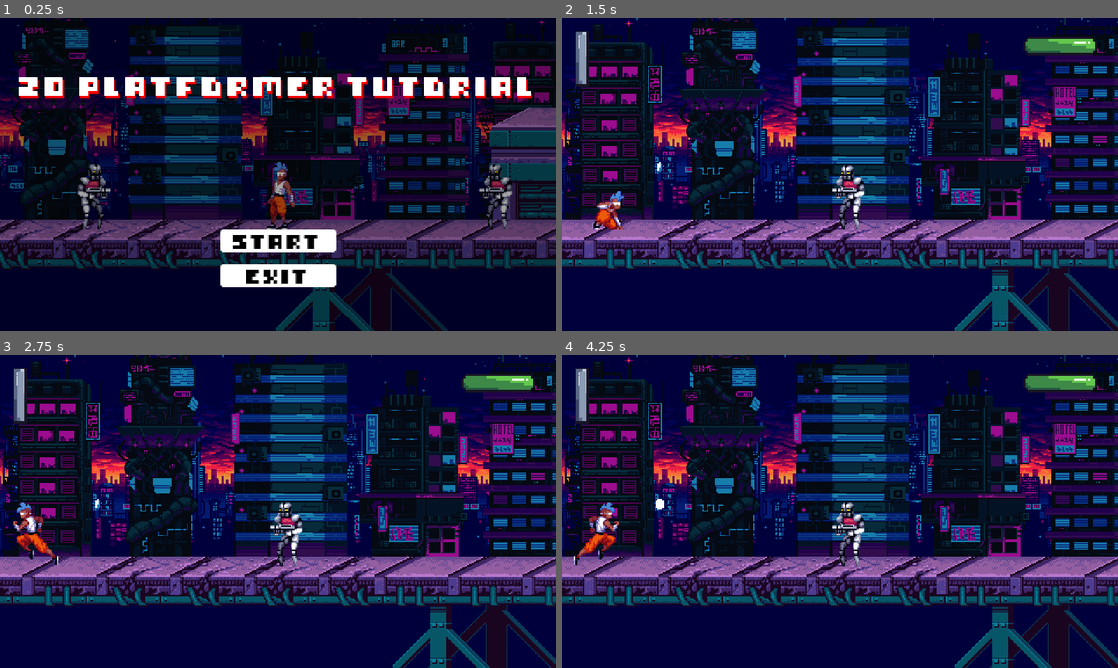
Above: before the commit, frames 1-4 (two rows, left to right).
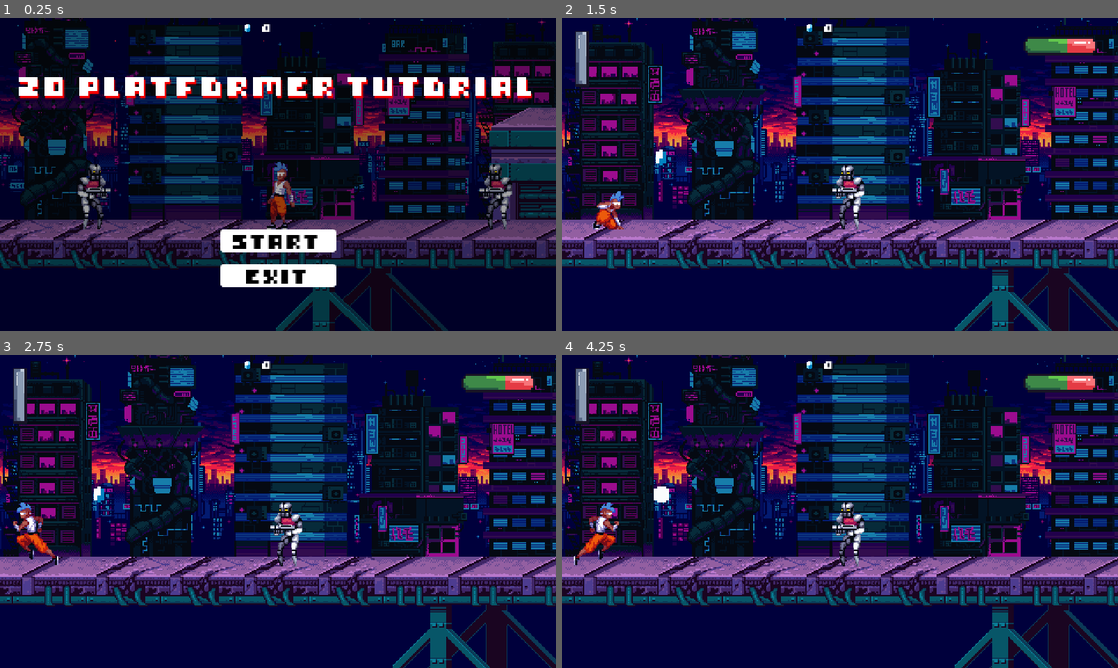
Above: after the commit, the same moments.

Repository: kahanscious/youtube-2d-platformer-series
Game: Godot game, scene res://scenes/ui/main_menu/main_menu.tscn
Two runs of this game, one before a commit and one after it. Both use one fixed random seed, a clock stepped at 60 frames per second and the inputs below. Sound files missing from this copy of the repository are replaced by a short silence.
Inputs (mouse positions are in pixels of both pictures, inside the frame that each line leads up to):
- Up to frame 1 (0.25 s): no input
- Up to frame 2 (1.5 s): click "START" at 0.5 s; tap Enter at 1.25 s; move the mouse to (962, 158) at 1.27 s; hold D (right) from 1.28 s (still down); hold Shift (crouch) from 1.28 s (still down); click (962, 158) at 1.42 s
- Up to frame 3 (2.75 s): tap Space (jump) at 1.52, 2.27 s; move the mouse to (166, 527) at 2.02 s; release D (right) at 2.03 s; release Shift (crouch) at 2.03 s; hold A (left) from 2.03 s (still down); click (166, 527) at 2.1 s; tap Shift (crouch) at 2.3 s
- Up to frame 4 (4.25 s): move the mouse to (895, 442) at 2.77 s; release A (left) at 2.78 s; hold Shift (crouch) 2.78-3.53 s; hold D (right) from 2.78 s (still down); click (895, 442) at 2.92 s; move the mouse to (812, 574) at 3.52 s; tap Tab at 3.6 s; click (812, 574) at 3.67 s; tap Space (jump) at 3.77 s; tap Shift (crouch) at 3.8 s

The runs differ from the first frame. In frame 1, less than 0.1% of the frame differs, in the area x 44-49%, y 2-5%; in frame 2, 0.4%; in frame 3, 0.4%; in frame 4, 0.4%, in the area x 16-96%, y 2-50%.

Commit message:
video 18

Diff:
--- /dev/null
+++ b/_globals/coin_manager.gd
@@ -0,0 +1,14 @@
+extends Node
+
+signal coins_changed(new_amount: int)
+
+var coins: int = 0:
+	set(value):
+		coins = value
+		coins_changed.emit(coins)
+	get:
+		return coins
+
+
+func add_coins(amount: int) -> void:
+	coins += amount
--- a/project.godot
+++ b/project.godot
@@ -24,6 +24,8 @@
 SceneTransition="*res://scenes/levels/scene_transition.tscn"
 DeathMenu="*res://scenes/ui/death_menu/death_menu.tscn"
 XPManager="*res://_globals/xp_manager.gd"
+CoinManager="*res://_globals/coin_manager.gd"
+CoinCounter="*res://scenes/ui/coins/coin_counter.tscn"
 
 [display]
 
--- a/scenes/collectibles/coin/coin.gd
+++ b/scenes/collectibles/coin/coin.gd
@@ -7,10 +7,10 @@
 
 
 func collect(player: Player) -> void:
+	CoinManager.add_coins(1)
 	XPManager.add_xp(xp_value, player)
 	super.collect(player)
 	audio.play()
 
 	await audio.finished
-
 	queue_free()
--- a/scenes/collectibles/coin/coin.tscn
+++ b/scenes/collectibles/coin/coin.tscn
@@ -2,10 +2,10 @@
 
 [ext_resource type="Texture2D" uid="uid://dsaltpxabpvf0" path="res://assets/collectibles/items.png" id="1_3d7vc"]
 [ext_resource type="Script" path="res://scenes/collectibles/coin/coin.gd" id="1_o6jao"]
-[ext_resource type="AudioStream" uid="uid://cdfaybbwe6pnj" path="res://assets/sfx/coin-collected.wav" id="3_g04mw"]
+[ext_resource type="AudioStream" uid="uid://ca26jljjwopx2" path="res://assets/sfx/coin-collected.wav" id="3_g04mw"]
 
 [sub_resource type="RectangleShape2D" id="RectangleShape2D_q87ya"]
-size = Vector2(7, 9)
+size = Vector2(13, 14)
 
 [sub_resource type="Animation" id="Animation_7pc6g"]
 length = 0.001
@@ -47,18 +47,19 @@
 }
 
 [node name="Coin" type="Area2D"]
+position = Vector2(0, 6)
 script = ExtResource("1_o6jao")
 
 [node name="Sprite2D" type="Sprite2D" parent="."]
-position = Vector2(0, -5)
-scale = Vector2(1.32, 1.32)
+position = Vector2(2, -14)
+scale = Vector2(2.75, 2)
 texture = ExtResource("1_3d7vc")
 hframes = 4
 vframes = 4
 frame = 4
 
 [node name="CollisionShape2D" type="CollisionShape2D" parent="."]
-position = Vector2(-0.5, -4.5)
+position = Vector2(0.5, -13)
 shape = SubResource("RectangleShape2D_q87ya")
 
 [node name="AnimationPlayer" type="AnimationPlayer" parent="."]
--- /dev/null
+++ b/scenes/collectibles/potion/health_potion.gd
@@ -0,0 +1,16 @@
+class_name HealthPotion extends Collectible
+
+@onready var animation_player: AnimationPlayer = $AnimationPlayer
+@onready var audio: AudioStreamPlayer = $AudioStreamPlayer
+
+@export var heal_amount: int = 1
+
+
+func collect(player: Player) -> void:
+	if player.current_health < player.max_health:
+		player.heal(heal_amount)
+		super.collect(player)
+		audio.play()
+
+		await audio.finished
+		queue_free()
--- /dev/null
+++ b/scenes/collectibles/potion/health_potion.tscn
@@ -0,0 +1,27 @@
+[gd_scene load_steps=6 format=3 uid="uid://nlx74gs4rx42"]
+
+[ext_resource type="Script" path="res://scenes/collectibles/potion/health_potion.gd" id="1_he65h"]
+[ext_resource type="Texture2D" uid="uid://dhcux1leampg4" path="res://assets/ui/potion.png" id="2_mfxlm"]
+[ext_resource type="AudioStream" uid="uid://pm35xpjkgmvw" path="res://assets/sfx/02_Heal_02.wav" id="3_7v55g"]
+
+[sub_resource type="AtlasTexture" id="AtlasTexture_3moyi"]
+atlas = ExtResource("2_mfxlm")
+region = Rect2(7, 5, 16, 21)
+
+[sub_resource type="CircleShape2D" id="CircleShape2D_22lgr"]
+
+[node name="HealthPotion" type="Area2D"]
+script = ExtResource("1_he65h")
+
+[node name="Sprite2D" type="Sprite2D" parent="."]
+position = Vector2(1, -10)
+texture = SubResource("AtlasTexture_3moyi")
+
+[node name="AnimationPlayer" type="AnimationPlayer" parent="."]
+
+[node name="CollisionShape2D" type="CollisionShape2D" parent="."]
+position = Vector2(1, -10)
+shape = SubResource("CircleShape2D_22lgr")
+
+[node name="AudioStreamPlayer" type="AudioStreamPlayer" parent="."]
+stream = ExtResource("3_7v55g")
--- a/scenes/levels/levels/level02.tscn
+++ b/scenes/levels/levels/level02.tscn
@@ -1,10 +1,16 @@
-[gd_scene load_steps=6 format=4 uid="uid://ps1tqg65ytk8"]
+[gd_scene load_steps=10 format=4 uid="uid://ps1tqg65ytk8"]
 
 [ext_resource type="Script" path="res://scenes/levels/level.gd" id="1_owwbf"]
 [ext_resource type="Texture2D" uid="uid://dumu0ydm4gyrc" path="res://assets/backgrounds/caves/background.png" id="2_3dp6f"]
 [ext_resource type="Texture2D" uid="uid://bwwg1jf5lm63u" path="res://assets/backgrounds/caves/middleground.png" id="3_5mr25"]
 [ext_resource type="PackedScene" uid="uid://beubvxvthope0" path="res://scenes/tilemaps/caves.tscn" id="4_5dwhw"]
+[ext_resource type="PackedScene" uid="uid://ctjcvefaare83" path="res://scenes/collectibles/coin/coin.tscn" id="4_w8jn5"]
 [ext_resource type="PackedScene" uid="uid://cm4n8da1v451c" path="res://scenes/player/player_spawn.tscn" id="6_itqgm"]
+[ext_resource type="PackedScene" uid="uid://nlx74gs4rx42" path="res://scenes/collectibles/potion/health_potion.tscn" id="6_q6bu7"]
+[ext_resource type="PackedScene" uid="uid://ft3iewvmq0gd" path="res://water_zone.tscn" id="8_e6xts"]
+
+[sub_resource type="RectangleShape2D" id="RectangleShape2D_5504i"]
+size = Vector2(157, 37)
 
 [node name="Level02" type="Node2D"]
 script = ExtResource("1_owwbf")
@@ -39,4 +45,25 @@
 
 [node name="PlayerSpawn" parent="." instance=ExtResource("6_itqgm")]
 unique_name_in_owner = true
-position = Vector2(29, 196)
+position = Vector2(36, 217)
+
+[node name="HealthPotion" parent="." instance=ExtResource("6_q6bu7")]
+position = Vector2(447, 224)
+
+[node name="Coins" type="Node" parent="."]
+
+[node name="Coin" parent="Coins" instance=ExtResource("4_w8jn5")]
+position = Vector2(243, 200)
+
+[node name="Coin2" parent="Coins" instance=ExtResource("4_w8jn5")]
+position = Vector2(278, 202)
+
+[node name="Coin3" parent="Coins" instance=ExtResource("4_w8jn5")]
+position = Vector2(260, 186)
+
+[node name="WaterZone" parent="." instance=ExtResource("8_e6xts")]
+
+[node name="CollisionShape2D" type="CollisionShape2D" parent="WaterZone"]
+position = Vector2(431.5, 272.5)
+shape = SubResource("RectangleShape2D_5504i")
+debug_color = Color(0.639985, 0.524894, 0, 0.42)
--- a/scenes/levels/levels/test_scene.tscn
+++ b/scenes/levels/levels/test_scene.tscn
@@ -11,9 +11,13 @@
 [ext_resource type="PackedScene" uid="uid://c4wgn32h7cceu" path="res://scenes/enemies/robocop/robocop.tscn" id="8_mraoh"]
 [ext_resource type="PackedScene" uid="uid://c1rgbgr7vb8xc" path="res://scenes/enemies/turret/turret.tscn" id="9_uombq"]
 [ext_resource type="PackedScene" uid="uid://ctjcvefaare83" path="res://scenes/collectibles/coin/coin.tscn" id="10_p2cc7"]
+[ext_resource type="PackedScene" uid="uid://c3pjfqucmfamg" path="res://scenes/levels/level_transition.tscn" id="12_4os4a"]
 
 [sub_resource type="WorldBoundaryShape2D" id="WorldBoundaryShape2D_1ptqv"]
 normal = Vector2(1, 0)
+
+[sub_resource type="RectangleShape2D" id="RectangleShape2D_i4rfe"]
+size = Vector2(82, 309)
 
 [node name="TestScene" type="Node2D"]
 script = ExtResource("1_ggwc1")
@@ -74,3 +78,11 @@
 [node name="PlayerSpawn" parent="." instance=ExtResource("8_36scf")]
 unique_name_in_owner = true
 position = Vector2(37, 185)
+
+[node name="LevelTransition" parent="." instance=ExtResource("12_4os4a")]
+position = Vector2(1625, 181)
+next_level_path = "res://scenes/levels/levels/level01.tscn"
+
+[node name="CollisionShape2D" type="CollisionShape2D" parent="LevelTransition"]
+position = Vector2(69, -54)
+shape = SubResource("RectangleShape2D_i4rfe")
--- a/scenes/player/player.gd
+++ b/scenes/player/player.gd
@@ -36,6 +36,7 @@
 
 var direction: float
 var is_knocked_back: bool = false
+var is_in_water: bool = false
 
 const GUN_MUZZLE_OFFSET: int = 26
 
@@ -98,6 +99,12 @@
 	player_died.emit()
 
 
+func heal(amount: int) -> void:
+	var health_before: int = current_health
+	current_health = mini(current_health + amount, max_health)
+	health_bar.value = current_health
+
+
 func manage_bullets() -> void:
 	for bullet: Bullet in bullets.get_children():
 		if abs(bullet.global_position.x - PlayerManager.player.global_position.x) > 500:
--- a/scenes/player/player.tscn
+++ b/scenes/player/player.tscn
@@ -200,6 +200,7 @@
 [node name="Player" type="CharacterBody2D"]
 collision_mask = 256
 script = ExtResource("1_sykx8")
+current_health = 3
 
 [node name="PlayerCamera" parent="." instance=ExtResource("2_let6a")]
 
--- a/scenes/player/state/attack_state.gd
+++ b/scenes/player/state/attack_state.gd
@@ -47,7 +47,7 @@
 func unhandled_input(event: InputEvent) -> State:
 	if event.is_action_pressed("jump") and player.is_on_floor():
 		return jump_state
-	if event.is_action_pressed("crouch") and player.is_on_floor():
+	if event.is_action_pressed("crouch") and player.is_on_floor() and not player.is_in_water:
 		return crouch_state
 	return null
 
--- a/scenes/player/state/idle_state.gd
+++ b/scenes/player/state/idle_state.gd
@@ -36,7 +36,7 @@
 func unhandled_input(event: InputEvent) -> State:
 	if event.is_action_pressed("jump") and player.is_on_floor():
 		return jump_state
-	if event.is_action_pressed("crouch") and player.is_on_floor():
+	if event.is_action_pressed("crouch") and player.is_on_floor() and not player.is_in_water:
 		return crouch_state
 	if event.is_action_pressed("attack") and player.is_on_floor():
 		return attack_state
--- a/scenes/player/state/run_state.gd
+++ b/scenes/player/state/run_state.gd
@@ -38,7 +38,7 @@
 func unhandled_input(event: InputEvent) -> State:
 	if event.is_action_pressed("jump") and player.is_on_floor():
 		return jump_state
-	if event.is_action_pressed("crouch") and player.is_on_floor():
+	if event.is_action_pressed("crouch") and player.is_on_floor() and not player.is_in_water:
 		return crouch_state
 	if event.is_action_pressed("attack") and player.is_on_floor():
 		return attack_state
--- /dev/null
+++ b/scenes/ui/coins/coin_counter.gd
@@ -0,0 +1,14 @@
+extends CanvasLayer
+
+@onready var count: Label = $Control/HBoxContainer/Count
+
+
+func _ready() -> void:
+	# Update initial display
+	update_display(CoinManager.coins)
+	# Connect to future changes
+	CoinManager.coins_changed.connect(update_display)
+
+
+func update_display(amount: int) -> void:
+	count.text = str(amount)
--- /dev/null
+++ b/scenes/ui/coins/coin_counter.tscn
@@ -0,0 +1,41 @@
+[gd_scene load_steps=5 format=3 uid="uid://mqtfc51yeixo"]
+
+[ext_resource type="Script" path="res://scenes/ui/coins/coin_counter.gd" id="1_fw0sb"]
+[ext_resource type="Texture2D" uid="uid://dsaltpxabpvf0" path="res://assets/collectibles/items.png" id="2_8jhg3"]
+[ext_resource type="Theme" uid="uid://yub1u2awvjna" path="res://scenes/ui/ui_theme.tres" id="3_sgh1b"]
+
+[sub_resource type="AtlasTexture" id="AtlasTexture_mkdw8"]
+atlas = ExtResource("2_8jhg3")
+region = Rect2(16, 16, 16, 16)
+
+[node name="CoinCounter" type="CanvasLayer"]
+script = ExtResource("1_fw0sb")
+
+[node name="Control" type="Control" parent="."]
+layout_mode = 3
+anchors_preset = 15
+anchor_right = 1.0
+anchor_bottom = 1.0
+grow_horizontal = 2
+grow_vertical = 2
+mouse_filter = 2
+
+[node name="HBoxContainer" type="HBoxContainer" parent="Control"]
+layout_mode = 1
+anchors_preset = 5
+anchor_left = 0.5
+anchor_right = 0.5
+offset_left = -34.0
+offset_right = 34.0
+offset_bottom = 16.0
+grow_horizontal = 2
+
+[node name="TextureRect" type="TextureRect" parent="Control/HBoxContainer"]
+layout_mode = 2
+texture = SubResource("AtlasTexture_mkdw8")
+
+[node name="Count" type="Label" parent="Control/HBoxContainer"]
+layout_mode = 2
+theme = ExtResource("3_sgh1b")
+theme_override_font_sizes/font_size = 8
+text = "COINS"
--- a/scenes/ui/pause_menu/pause_menu.gd
+++ b/scenes/ui/pause_menu/pause_menu.gd
@@ -1,13 +1,12 @@
 extends CanvasLayer
 
 var paused: bool = false
-const MAIN_MENU_FILEPATH: String = "res://scenes/ui/main_menu/main_menu.tscn"
 
 
 func _process(_delta: float) -> void:
 	if (
 		Input.is_action_just_pressed("pause")
-		and get_tree().current_scene.scene_file_path != MAIN_MENU_FILEPATH
+		and get_tree().current_scene.scene_file_path != Utils.MAIN_MENU_FILEPATH
 	):
 		handle_pause()
 
--- a/utils.gd
+++ b/utils.gd
@@ -9,3 +9,5 @@
 	ShakeType.EXPLOSION: {"offset": Vector2(35.0, 30.0), "reduction": 2.5, "frequency": 30.0},
 	ShakeType.EARTHQUAKE: {"offset": Vector2(40.0, 35.0), "reduction": 1.5, "frequency": 45.0},
 }
+
+const MAIN_MENU_FILEPATH: String = "res://scenes/ui/main_menu/main_menu.tscn"
--- /dev/null
+++ b/water_zone.gd
@@ -0,0 +1,22 @@
+class_name WaterZone extends Area2D
+
+@export var slow_speed: float
+
+var original_speed: float
+
+
+func _ready() -> void:
+	slow_speed = PlayerManager.player.speed * .5
+	original_speed = PlayerManager.player.speed
+
+
+func _on_body_entered(body: Node2D) -> void:
+	if body is Player:
+		PlayerManager.player.speed = slow_speed
+		PlayerManager.player.is_in_water = true
+
+
+func _on_body_exited(body: Node2D) -> void:
+	if body is Player:
+		PlayerManager.player.speed = original_speed
+		PlayerManager.player.is_in_water = false
--- /dev/null
+++ b/water_zone.tscn
@@ -0,0 +1,9 @@
+[gd_scene load_steps=2 format=3 uid="uid://ft3iewvmq0gd"]
+
+[ext_resource type="Script" path="res://water_zone.gd" id="1_7e71f"]
+
+[node name="WaterZone" type="Area2D"]
+script = ExtResource("1_7e71f")
+
+[connection signal="body_entered" from="." to="." method="_on_body_entered"]
+[connection signal="body_exited" from="." to="." method="_on_body_exited"]
Binary file added: assets/ui/potion.png
Binary file added: assets/ui/potions.png
Not shown: 1 places in scenes/levels/levels/test_scene.tscn that only renumber resources
Not shown, added: assets/sfx/02_Heal_02.wav
